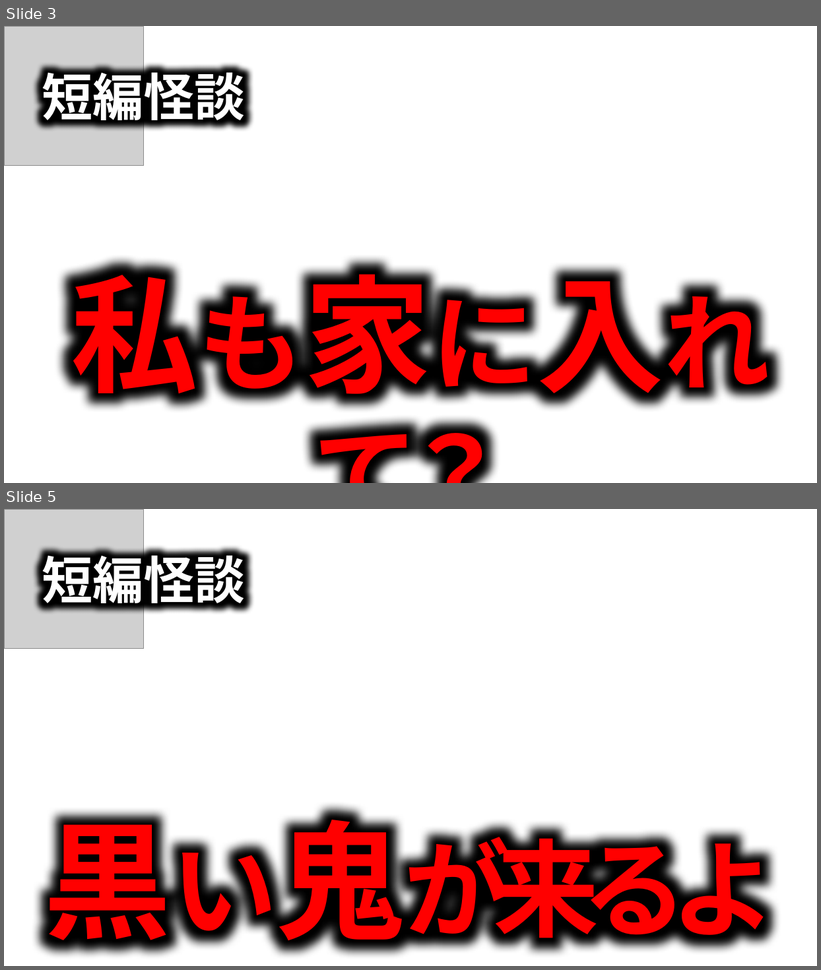
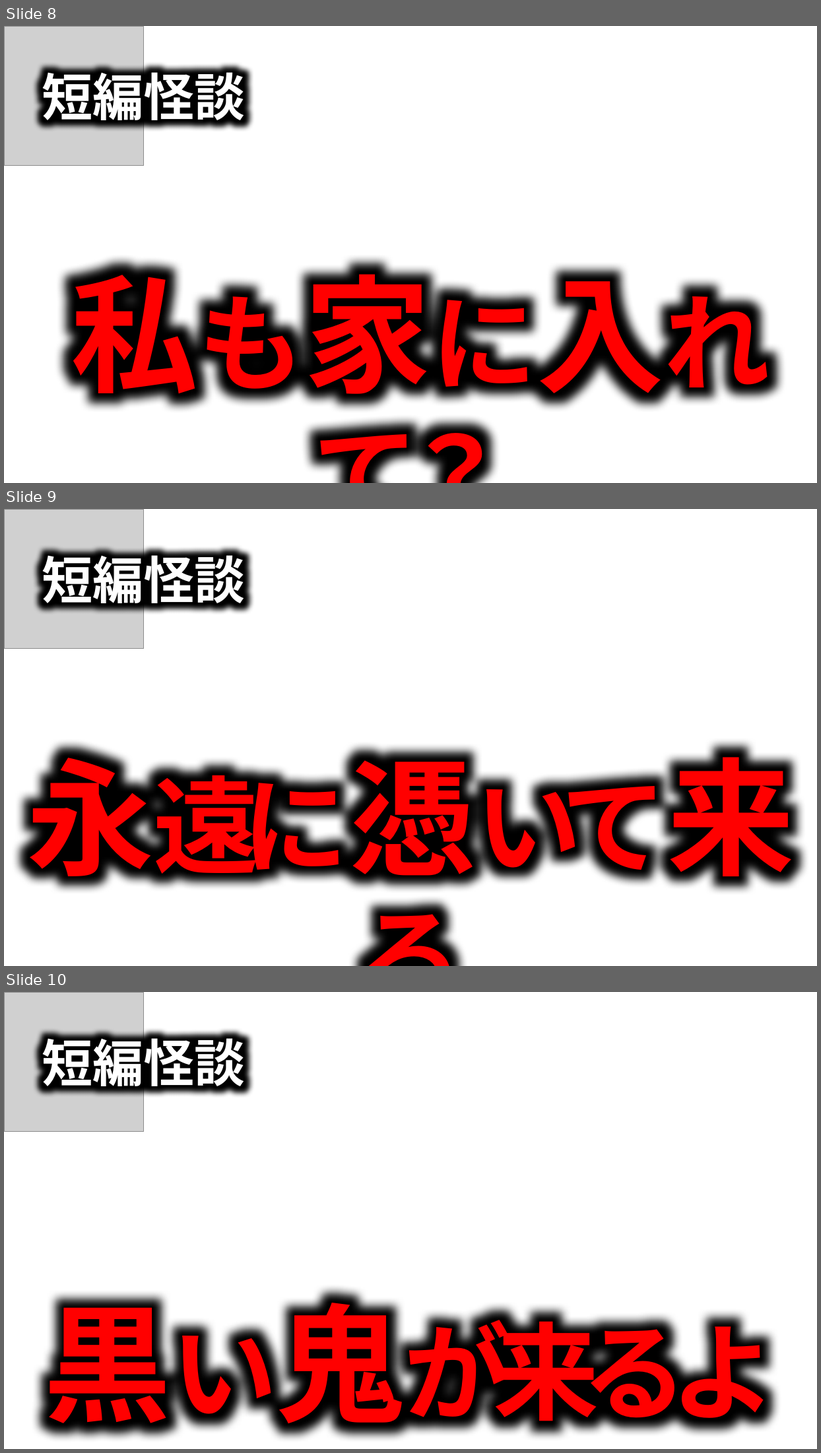
Before and after one commit to takeko333/ContentGenerator, a slide deck: bkup/Channels/ほたてまだこ/サムネイル_Horror.pptx. Shown one above the other, each under a label of ours: slides 3 and 5 before the commit, slides 8, 9 and 10 after it; the slides between them are not shown. The pictures are 821x970 and 821x1453 pixels, drawn with LibreOffice and Linux fonts; fonts in the diff are those of the drawing; grey boxes stand for pictures; background and template pictures are left out. Boxes give left, top, right and bottom in pixels: in the first picture for what was removed or moved away, otherwise in the second. Text is boxed around its words. In the diff, an @@ line names an element or a change of style, - is before the commit and + after.

```diff
--- a/bkup/Channels/ほたてまだこ/サムネイル_Horror.pptx
+++ b/bkup/Channels/ほたてまだこ/サムネイル_Horror.pptx
@@ slide 9 added at [4, 509, 817, 966], background picture (left out) @@
@@ picture added at [4, 509, 144, 649] @@
@@ text added at [42, 547, 245, 612], 60 pt, text #FFFFFF, bold @@
+短編怪談
@@ text added at [26, 736, 795, 896], 125 pt, text gradient #FF0000 to #000000, bold @@
+永遠に憑いて来る
@@ what was slide 3 is now slide 8 @@
@@ what was slide 5 is now slide 10 @@
```
Also in this commit, not shown: 1 slide changed, 5 other slides added, 1 slide removed, 1 other file.
